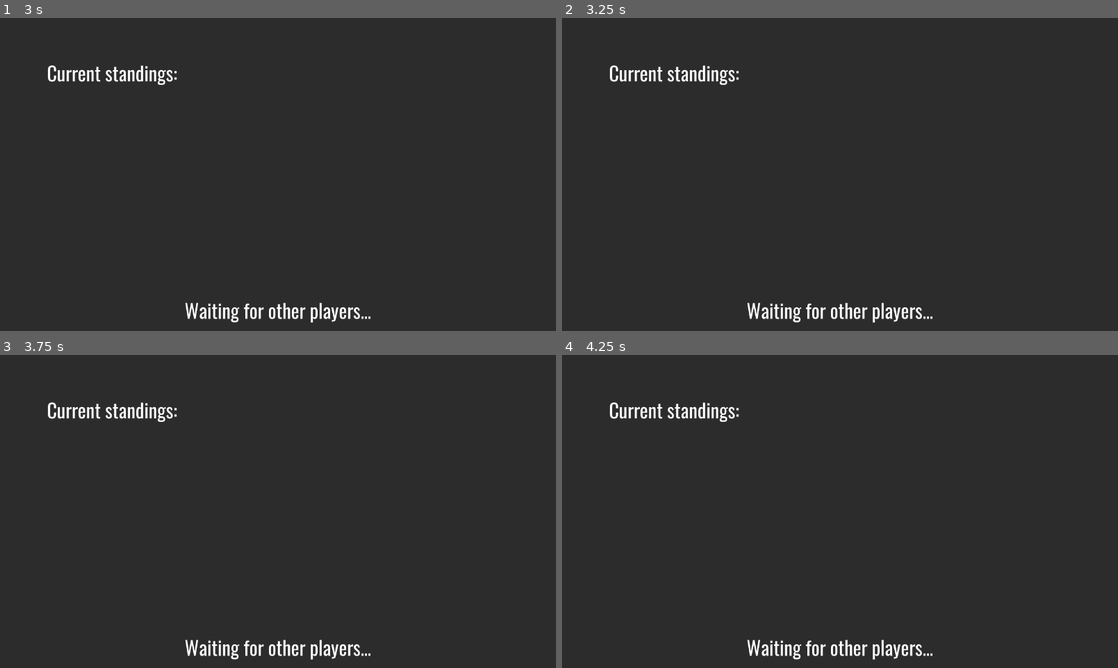
Above: before the commit, frames 1-4 (two rows, left to right).
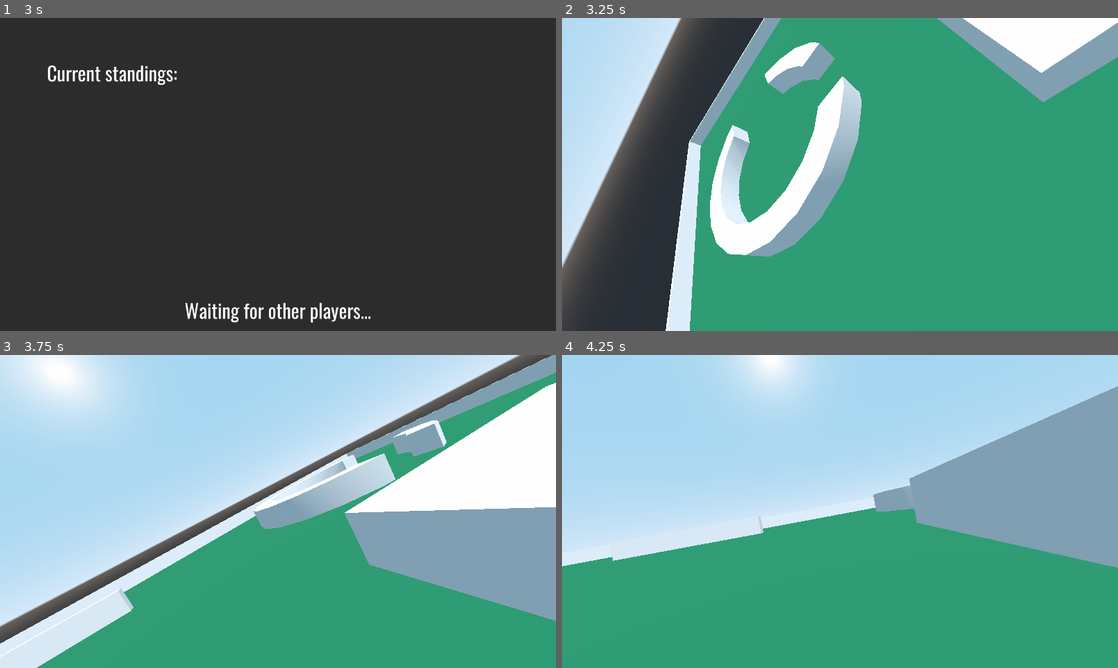
Above: after the commit, the same moments.

Repository: Joe676/Largely-Untitled-Tank-Game
Game: Godot game, scene res://UI/WaitingMenu.tscn
Same seed, same stepped clock (60 frames per second), same inputs: the game is played once before the commit and once after it. This scene is started directly instead of the project's main scene.
Inputs (mouse positions are in pixels of both pictures, inside the frame that each line leads up to):
- Up to frame 1 (3 s): tap Enter at 0.5, 2 s; move the mouse to (400, 158) at 0.52 s; hold D (Right) 0.53-1.28 s; click (400, 158) at 0.6 s; tap Space at 1.25, 2.75 s; move the mouse to (166, 190) at 1.27 s; hold S (Back) 1.28-2.03 s; click (166, 190) at 1.35 s; move the mouse to (333, 105) at 2.02 s; hold D (Right) 2.03-2.78 s; click (333, 105) at 2.1 s; move the mouse to (250, 237) at 2.77 s; hold W (Forward) from 2.78 s (still down); click (250, 237) at 2.85 s
- Up to frame 2 (3.25 s): keep holding W (Forward)
- Up to frame 3 (3.75 s): move the mouse to (444, 558) at 3.52 s; release W (Forward) at 3.53 s; hold A (Left) from 3.53 s (still down); click (444, 558) at 3.6 s
- Up to frame 4 (4.25 s): keep holding A (Left)

Frame 1 is identical in both runs. In frame 2, 87% of the frame differs, in the area x 0-100%, y 0-100%; in frame 3, 100%; in frame 4, 100%.

Commit message:
Basics of the Rounds system

Diff:
--- a/Godot Files/Player/TankProto.gd
+++ b/Godot Files/Player/TankProto.gd
@@ -2,7 +2,7 @@
 
 signal health_updated(id, new_value, max_health)#, player_id)
 signal bullets_updated(current_bullets, max_bullets)
-signal died
+signal died(id)
 
 onready var tween = $Tween
 onready var own_info_hud = $HUD/OwnInfo
@@ -53,6 +53,8 @@
 
 var current_bullets: int
 
+var is_dead: bool = false
+
 var is_reloading: bool = false
 var has_just_shot: bool = false
 var can_shoot: bool = true
@@ -201,11 +203,11 @@
 	pass
 
 sync func die():
-	can_shoot = 0
+	is_dead = true
+	can_shoot = false
 	hide()
 	$CollisionShape.disabled = true
-	emit_signal("died")
-	# print("Player ", name, " died!")
+	emit_signal("died", name)
 
 func set_current_health(new_value):
 	# print("health changing: ", new_value)
@@ -244,7 +246,8 @@
 	heal_timer.start()
 
 func _on_HealTimer_timeout():
-	update_health(healing_value)
+	if not is_dead:
+		update_health(healing_value)
 
 func _on_ReloadTimer_timeout():
 	is_reloading = false
--- a/Godot Files/Resources/GlobalScripts/GameState.gd
+++ b/Godot Files/Resources/GlobalScripts/GameState.gd
@@ -5,6 +5,9 @@
 signal player_health_changed
 
 onready var number_of_players: int = 1
+var dead_players = []
+
+var vp_goal: int = 1
 
 onready var players_info: Dictionary = {}
 
@@ -35,16 +38,43 @@
 	# for peer in get_tree().get_network_connected_peers():
 	# 	print("peer: ", peer)
 	rpc("remote_start_game")
-	get_tree().change_scene("res://Levels/LevelProto.tscn")
+	start_round()
 
 remote func remote_start_game():
 	state = State.IN_GAME
 	emit_signal("start_game")
-	get_tree().change_scene("res://Levels/LevelProto.tscn")
+	# start_round()
 
 func _player_health_changed(id, new_value, max_value):
 	if id in players_info:
 		players_info[id]["current_health"] = new_value
 		players_info[id]["max_health"] = max_value
 		emit_signal("player_health_changed")
-	print(players_info)
+
+func player_died(id):
+	if get_tree().is_network_server():
+		dead_players.append(id)
+		print("dead_players: ", dead_players)
+		if dead_players.size() == number_of_players-1:
+			print("Last man standing!")
+			finish_round()
+
+func finish_round():
+	state = State.GAME_STOPPED
+	rpc("remote_finish_round")
+	get_tree().change_scene("res://UI/WaitingMenu.tscn")
+	pass
+
+remote func remote_finish_round():
+	state = State.GAME_STOPPED
+	get_tree().change_scene("res://UI/WaitingMenu.tscn")
+	pass
+
+func start_round():
+	state = State.IN_GAME
+	rpc("remote_start_round")
+	get_tree().change_scene("res://Levels/LevelProto.tscn")
+
+remote func remote_start_round():
+	state = State.IN_GAME
+	get_tree().change_scene("res://Levels/LevelProto.tscn")
--- a/Godot Files/Resources/GlobalScripts/Global.gd
+++ b/Godot Files/Resources/GlobalScripts/Global.gd
@@ -31,6 +31,7 @@
 		player_instance.player_name = my_player_data["player_name"]
 		player_instance.player_colour = my_player_data["player_colour"]
 	player_instance.connect("health_updated", GameState, "_player_health_changed")
+	player_instance.connect("died", GameState, "player_died")
 	player_instance.set_up()
 
 func name_networked_object(node: Node, creator_name: String, base_name: String) -> String:
--- a/Godot Files/UI/HUD.gd
+++ b/Godot Files/UI/HUD.gd
@@ -21,7 +21,6 @@
 
 
 func refresh_players_info():
-	print("Refreshing info")
 	for player_id in GameState.players_info:
 		var player_info = GameState.players_info[player_id]
 		if player_id in player_info_instances:
--- a/Godot Files/UI/HostMenu.gd
+++ b/Godot Files/UI/HostMenu.gd
@@ -9,9 +9,9 @@
 	var ip_label = $IPLbl
 	ip_label.text = "Your IP: %s" % Network.ip_address
 
-func _on_VPSlider_value_changed(value:int):
+func _on_VPSlider_value_changed(value: int):
 	vp_label.text = str(value)
-
+	GameState.vp_goal = value
 
 func _on_StartBtn_pressed():
 	var player_name = name_input.text
--- /dev/null
+++ b/Godot Files/UI/Intermission.tscn
@@ -0,0 +1,38 @@
+[gd_scene load_steps=2 format=2]
+
+[ext_resource path="res://Resources/Themes/BaseTheme.tres" type="Theme" id=1]
+
+[node name="Intermission" type="Control"]
+anchor_right = 1.0
+anchor_bottom = 1.0
+__meta__ = {
+"_edit_lock_": true
+}
+
+[node name="ColorRect" type="ColorRect" parent="."]
+anchor_right = 1.0
+anchor_bottom = 1.0
+color = Color( 0.176471, 0.176471, 0.176471, 1 )
+__meta__ = {
+"_edit_lock_": true
+}
+
+[node name="WinnerLabel" type="Label" parent="."]
+anchor_left = 0.5
+anchor_right = 0.5
+margin_bottom = 14.0
+grow_horizontal = 2
+theme = ExtResource( 1 )
+text = "Last round's winner: ______"
+
+[node name="WaitingLabel" type="Label" parent="."]
+anchor_left = 0.5
+anchor_top = 1.0
+anchor_right = 0.5
+anchor_bottom = 1.0
+margin_left = -390.5
+margin_top = -67.0
+margin_right = 390.5
+grow_horizontal = 2
+theme = ExtResource( 1 )
+text = "Waiting for other players to choose their cards..."
--- /dev/null
+++ b/Godot Files/UI/WaitingMenu.gd
@@ -0,0 +1,6 @@
+extends Control
+
+
+func _ready():
+	yield(get_tree().create_timer(3), "timeout")
+	GameState.start_round()
--- a/Godot Files/UI/WaitingMenu.tscn
+++ b/Godot Files/UI/WaitingMenu.tscn
@@ -1,10 +1,12 @@
-[gd_scene load_steps=2 format=2]
+[gd_scene load_steps=3 format=2]
 
 [ext_resource path="res://Resources/Themes/BaseTheme.tres" type="Theme" id=1]
+[ext_resource path="res://UI/WaitingMenu.gd" type="Script" id=2]
 
 [node name="WaitingMenu" type="Control"]
 anchor_right = 1.0
 anchor_bottom = 1.0
+script = ExtResource( 2 )
 
 [node name="ColorRect" type="ColorRect" parent="."]
 anchor_right = 1.0
